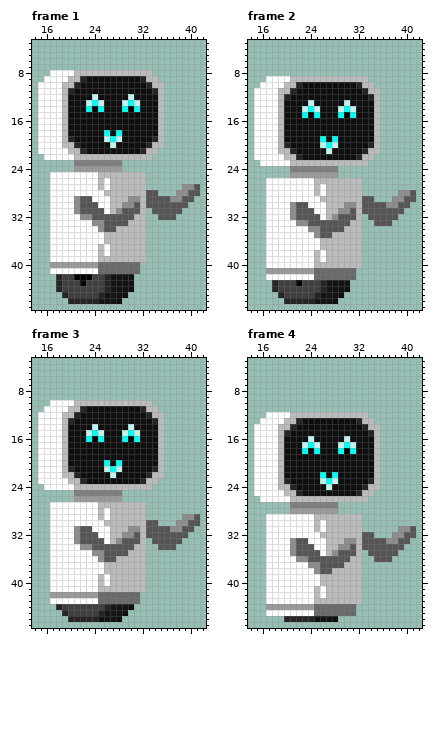
Animated GIF sprite: robot jump.gif. Above is the file before it was changed.
The file is 300x300 pixels, drawn in blocks of 6x6; one block is one cell here. Shown: frame 1: x 14..42, y 3..47; frame 2: x 14..42, y 3..47; frame 3: x 14..42, y 3..47; frame 4: x 14..42, y 3..47. The commit also changed other frames, which this record leaves out.
After the commit:
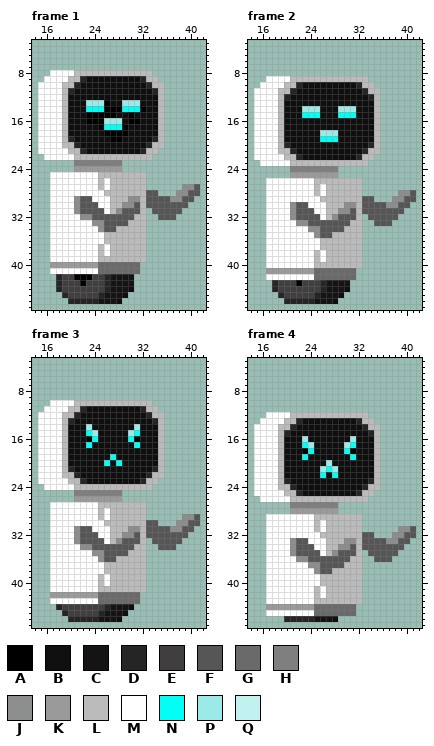
Palette (. is transparent): A #000000  B #0f0f0f  C #151313  D #252525  E #403e3e  F #565656  G #6b6a6a  H #807f7f  J #8c8d8d  K #9a9a9a  L #bbbbbb  M #ffffff  N #00fff4  P #9beae7  Q #c2f2f0
From the commit log: face reaction robot jump added
The exact change:
--- frame 1
@@ x 21..34 @@
 11 BBBBBBBBBBBBBD
-12 BBBQBBBBBQBBBB
-13 BBQNQBBBQNQBBB
-14 BBNANBBBNANBBB
-15 BBBBBBBBBBBBBB
-16 BBBBBBBBBBBBBB
-17 BBBBBBBBBBBBBB
-18 BBBBBNBNBBBBBB
-19 BBBBBQNQBBBBBD
-20 DBBBBBQBBBBBDL
+12 BBBBBBBBBBBBBB
+13 BBPPPABBPPPBBB
+14 BBNNNAAANNNABB
+15 BBAAAAABBABBBB
+16 BBAAAPPPBAABBB
+17 BBBBANNNABBBBB
+18 BBBBBAAAABBBBB
+19 BBBBBBAABBBBBD
+20 DBBBBBBBBBBBDL
 21 LDBBBBBBBBBDLL
--- frame 2
@@ x 21..33 @@
 12 BBBBBBBBBBBBB
-13 BBBQBBBBBQBBB
-14 BBQNQBBBQNQBB
-15 BBNANBBBNANBB
+13 BBBBBBBBBBBBB
+14 BBPPPBBBPPPBB
+15 BBNNNBBBNNNBB
 16 BBBBBBBBBBBBB
 17 BBBBBBBBBBBBB
-18 BBBBBBBBBBBBB
-19 BBBBBNBNBBBBB
-20 BBBBBQNQBBBBB
-21 DBBBBBQBBBBBD
+18 BBBBBPPPBBBBB
+19 BBBBBNNNBBBBB
+20 BBBBBBBBBBBBB
+21 DBBBBBBBBBBBD
 22 LDBBBBBBBBBDL
--- frame 3
@@ x 21..33 @@
 13 BBBBBBBBBBBBB
-14 BBBQBBBBBQBBB
-15 BBQNQBBBQNQBB
-16 BBNANBBBNANBB
-17 BBBBBBBBBBBBB
+14 BBPBBBBBBBPBB
+15 BBNPBBBBBPNBB
+16 BBANBBBBBNABB
+17 BBNBBBBBBBNBB
 18 BBBBBBBBBBBBB
-19 BBBBBBBBBBBBB
+19 BBBBBBNBBBBBB
 20 BBBBBNBNBBBBB
-21 BBBBBQNQBBBBB
-22 DBBBBBQBBBBBD
+21 BBBBBBBBBBBBB
+22 DBBBBBBBBBBBD
 23 LDBBBBBBBBBDL
--- frame 4
@@ x 21..33 @@
 15 BBBBBBBBBBBBB
-16 BBBQBBBBBQBBB
-17 BBQNQBBBQNQBB
-18 BBNANBBBNANBB
-19 BBBBBBBBBBBBB
-20 BBBBBBBBBBBBB
-21 BBBBBBBBBBBBB
+16 BBPBBBBBBBPBB
+17 BBNPBBBBBPNBB
+18 BBANBBBBBNABB
+19 BBNBBBBBBBNBB
+20 BBBBBBPBBBBBB
+21 BBBBBPNPBBBBB
 22 BBBBBNBNBBBBB
-23 BBBBBQNQBBBBB
-24 DBBBBBQBBBBBD
+23 BBBBBBBBBBBBB
+24 DBBBBBBBBBBBD
 25 LDBBBBBBBBBDL
